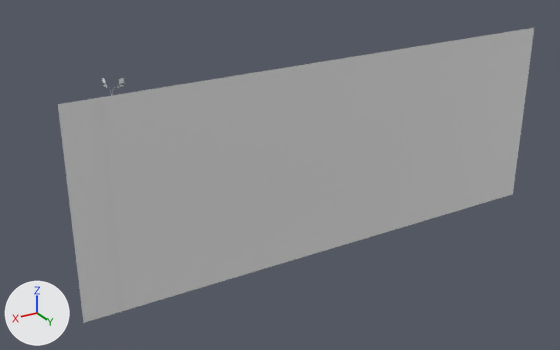
Before and after pictures for a commit that changed the Blender file This-Mackerel-Sky/Assets/Blender/testlev_01_v02.blend.
The view is the same before and after, from a 50 mm camera at (582.0, 2178.0, 701.0) aimed at (-763.0, -63.0, -420.0). Every picture has the same lights, and +X, +Y and +Z are marked at lower left.

In view in the first picture: 'Ground'.
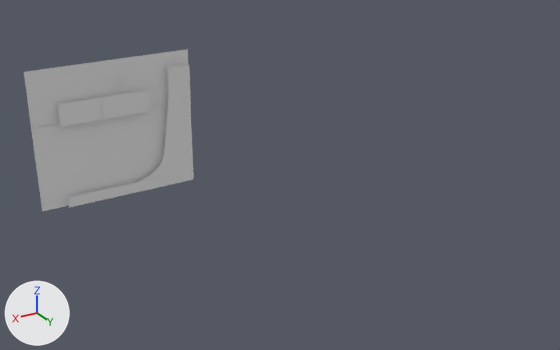
Changed parts and their boxes [x1, y1, x2, y2] in the pictures (560 x 350 px; the box of a moved part takes in the faces that stretch with it):
```json
{"object": "Ground", "change": "reshaped", "before": [58, 28, 534, 323], "after": [58, 65, 193, 208], "on screen": "71% narrower, 51% shorter"}
{"object": "Plane.002", "change": "added", "after": [31, 105, 194, 211]}
{"object": "Plane.001", "change": "added", "after": [24, 49, 188, 128]}
{"part": 1, "of": "me_plane_001", "change": "added", "after": [137, 65, 193, 183]}
{"part": 2, "of": "me_plane_001", "change": "moved or reshaped", "before": [58, 28, 534, 323], "after": [58, 91, 193, 208]}
```

The change, as JSON lines over the scene's bpy script:
```json
{"block": "me_plane_001", "where": "# used by ob_ground; location = (0.0, 0.0, 0.0); rotation_euler = (1.571, 0.0, 0.0), in degrees (90, 0, 0)"}
{"block": "me_plane_001", "where": "# verts and faces of me_plane_001; kept vertices keep their numbers, new ones are numbered from 8"}
{"block": "me_plane_001", "where": "# before: 0 (-1939.0, -750.0, 0.0) at pixel (512, 194), 1 (27.0, -750.0, 0.0) at pixel (83, 322), 2 (-1939.0, 1.0, 0.0) at pixel (534, 27), 3 (27.0, 1.0, 0.0) at pixel (57, 104), 4 (-103.0, -753.0, 0.0) at pixel (121, 312)"}
{"block": "me_plane_001", "where": "# before: 5 (-99.0, -753.0, 0.0) at pixel (120, 312), 6 (-103.0, -2.0, 0.0) at pixel (101, 98), 7 (-99.0, -2.0, 0.0) at pixel (99, 98)"}
{"op": "remove", "block": "me_plane_001", "code": "me_plane_001.from_pydata(...)  # 8 vertices, 2 faces; spans x -1939.0..27.0, y -753.0..1.0, z 0.0"}
{"op": "add", "block": "me_plane_001", "code": "me_plane_001.from_pydata(...)  # 58 vertices, 27 faces; spans x -394.0..29.0, y -330.0..63.0, z 0.0"}
{"block": "me_plane_001", "change": "me_plane_001 part 1: a new loose piece of 18 vertices spanning x -394.0..-190.0, y -298.0..63.0, z 0.0"}
{"block": "me_plane_001", "change": "me_plane_001 part 2"}
{"op": "add", "block": "me_plane_001", "code": "delete_vertices([0, 1, 2, 4, 5])  # with the faces that use them"}
{"op": "add", "block": "me_plane_001", "code": "for new, old in zip([8, 9, 10], [3, 6, 7]): verts[new] = verts[old] + (0.0, -70.0, 0.0)"}
{"op": "add", "block": "me_plane_001", "code": "verts[11] = (-232.0, -69.0, 0.0)  # pixel (143, 112)"}
{"op": "add", "block": "me_plane_001", "code": "verts[12] = (-232.0, 1.0, 0.0)  # pixel (141, 90)"}
{"op": "add", "block": "me_plane_001", "code": "verts[13] = (-389.0, -330.0, 0.0)  # pixel (193, 179)"}
{"op": "add", "block": "me_plane_001", "code": "verts[14] = (29.0, -330.0, 0.0)  # pixel (69, 207)"}
{"op": "add", "block": "me_plane_001", "code": "verts[15] = (-389.0, -296.0, 0.0)  # pixel (192, 169)"}
{"op": "add", "block": "me_plane_001", "code": "verts[16] = (29.0, -296.0, 0.0)  # pixel (68, 197)"}
{"op": "add", "block": "me_plane_001", "code": "faces += [(3, 8, 11, 12), (6, 7, 10, 9), (13, 15, 16, 14)]"}
{"op": "add", "block": "me_plane_002", "code": ["me_plane_002 = bpy.data.meshes.new('Plane.002')", "me_plane_002.from_pydata([(244.0, -17.0, 104.0), (-262.0, -17.0, 104.0), (244.0, -17.0, -65.0), (-262.0, -17.0, -65.0)], [], [(0, 2, 3, 1)])"]}
{"op": "add", "block": "me_plane_004", "code": ["me_plane_004 = bpy.data.meshes.new('Plane.004')", "me_plane_004.from_pydata([(244.0, -17.0, 104.0), (-262.0, -17.0, 104.0), (244.0, -17.0, -165.0), (-262.0, -17.0, -165.0)], [], [(0, 2, 3, 1)])"]}
{"op": "add", "block": "ob_plane_001", "code": ["ob_plane_001 = bpy.data.objects.new('Plane.001', me_plane_002)", "ob_plane_001.location = (-137.0, 0.0, 1.0)"]}
{"op": "add", "block": "ob_plane_002", "code": ["ob_plane_002 = bpy.data.objects.new('Plane.002', me_plane_004)", "ob_plane_002.location = (-137.0, 0.0, -166.0)"]}
```
